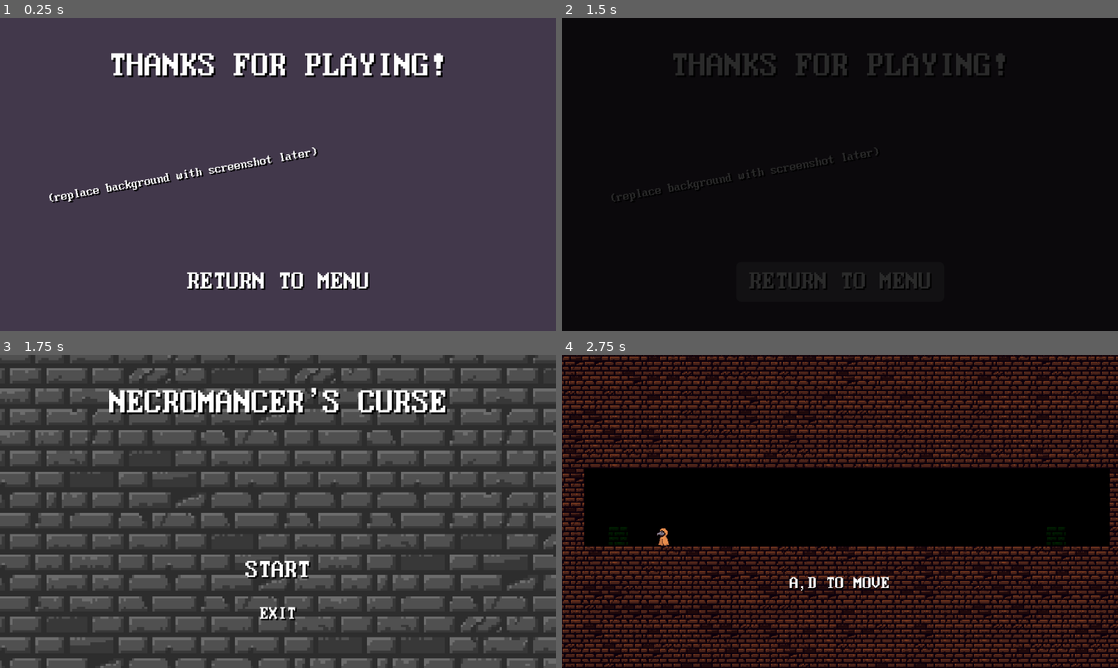
Above: before the commit, frames 1-4 (two rows, left to right).
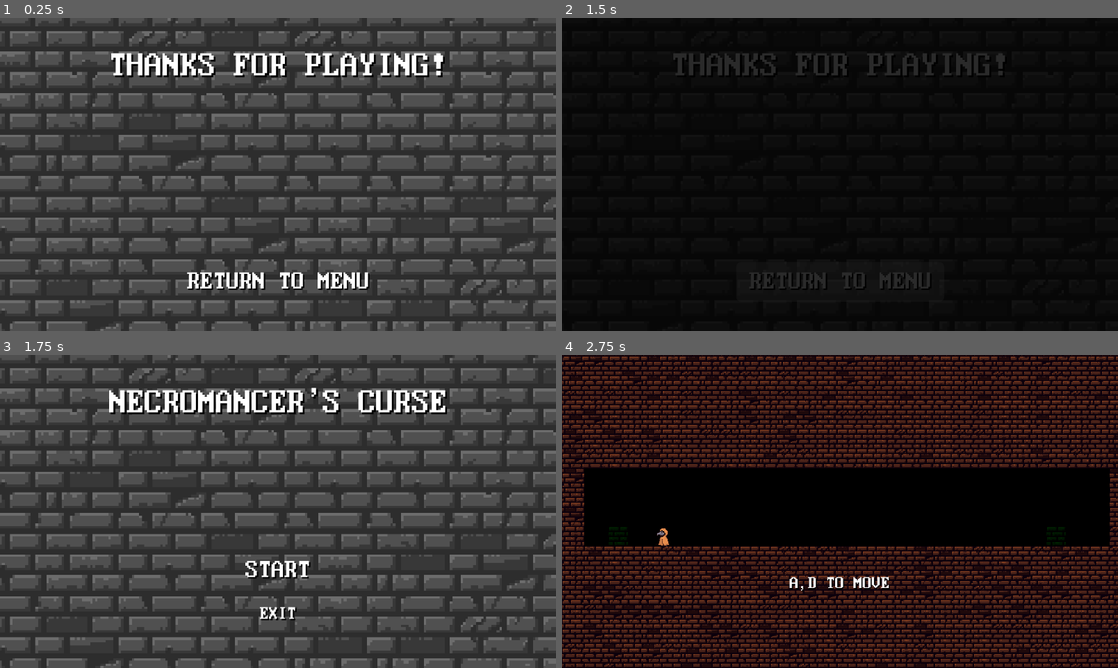
Above: after the commit, the same moments.

Repository: greatbrick0/GdFallJam2025
Game: Godot game, scene res://Scenes/win_screen.tscn
Same seed, same stepped clock (60 frames per second), same inputs: the game is played once before the commit and once after it. This scene is started directly instead of the project's main scene. Sound files missing from this copy of the repository are replaced by a short silence.
Inputs:
- Up to frame 1 (0.25 s): no input
- Up to frame 2 (1.5 s): tap Enter at 0.5 s; hold D (moveright) 0.53-1.25 s; tap E (interact) at 0.6 s; tap Space (jump) at 0.77 s; click "RETURN TO MENU" at 1.25 s
- Up to frame 3 (1.75 s): no input
- Up to frame 4 (2.75 s): click "START" at 2 s

The runs differ from the first frame. In frame 1, 43% of the frame differs, in the area x 0-100%, y 0-100%; in frame 2, 0.3%; in frame 3, nothing differs; in frame 4, nothing differs.

Commit message:
Replaced Worst Temp Assets

Diff:
--- a/gdfalljam/Scenes/Level Elements/lever.tscn
+++ b/gdfalljam/Scenes/Level Elements/lever.tscn
@@ -12,6 +12,7 @@
 [node name="Visuals" type="Node2D" parent="."]
 
 [node name="Sprite2D" type="Sprite2D" parent="Visuals"]
+modulate = Color(0.101563, 1, 0, 1)
 scale = Vector2(2, 2)
 texture = ExtResource("2_6kuia")
 
--- a/gdfalljam/Scenes/Level Elements/pressure_plate.tscn
+++ b/gdfalljam/Scenes/Level Elements/pressure_plate.tscn
@@ -1,7 +1,7 @@
 [gd_scene load_steps=4 format=3 uid="uid://pu2id3yji55y"]
 
 [ext_resource type="Script" uid="uid://buvgwlije56cn" path="res://Scripts/pressure_plate.gd" id="1_i3re1"]
-[ext_resource type="Texture2D" uid="uid://dj04untltawv3" path="res://icon.svg" id="1_ph8cv"]
+[ext_resource type="Texture2D" uid="uid://2nq6ijg0q5k5" path="res://Sprites/TitleBackground.png" id="2_i3re1"]
 
 [sub_resource type="RectangleShape2D" id="RectangleShape2D_i3re1"]
 size = Vector2(64, 32)
@@ -13,8 +13,9 @@
 
 [node name="Sprite2D" type="Sprite2D" parent="Visuals"]
 position = Vector2(0, 16)
-scale = Vector2(0.505, 0.235)
-texture = ExtResource("1_ph8cv")
+texture = ExtResource("2_i3re1")
+region_enabled = true
+region_rect = Rect2(0, 0, 64, 32)
 
 [node name="TrigggerArea" type="Area2D" parent="."]
 position = Vector2(0, 16)
--- a/gdfalljam/Scenes/win_screen.tscn
+++ b/gdfalljam/Scenes/win_screen.tscn
@@ -1,7 +1,8 @@
-[gd_scene load_steps=7 format=3 uid="uid://dgxikurdsv0p5"]
+[gd_scene load_steps=8 format=3 uid="uid://5tyj46ia25o3"]
 
-[ext_resource type="Script" uid="uid://bdni06alfgwke" path="res://Scenes/win_screen_control.gd" id="1_a00f1"]
+[ext_resource type="Script" uid="uid://bdni06alfgwke" path="res://Scripts/win_screen_control.gd" id="1_a00f1"]
 [ext_resource type="FontFile" uid="uid://byd1mg16qsm8y" path="res://Fonts/ModernDOS8x16.ttf" id="2_awi1s"]
+[ext_resource type="Texture2D" uid="uid://2nq6ijg0q5k5" path="res://Sprites/TitleBackground.png" id="2_bwc64"]
 
 [sub_resource type="StyleBoxFlat" id="StyleBoxFlat_1ehe0"]
 bg_color = Color(0, 0, 0, 0)
@@ -53,14 +54,15 @@
 size_flags_vertical = 3
 script = ExtResource("1_a00f1")
 
-[node name="BackgroundPlate" type="ColorRect" parent="MenuControl"]
+[node name="BackgroundPlate" type="TextureRect" parent="MenuControl"]
 layout_mode = 1
 anchors_preset = 15
 anchor_right = 1.0
 anchor_bottom = 1.0
 grow_horizontal = 2
 grow_vertical = 2
-color = Color(0.258064, 0.219727, 0.292969, 1)
+texture = ExtResource("2_bwc64")
+stretch_mode = 6
 
 [node name="Title" type="Label" parent="MenuControl"]
 layout_mode = 1
@@ -78,29 +80,6 @@
 theme_override_fonts/font = ExtResource("2_awi1s")
 theme_override_font_sizes/font_size = 82
 text = "THANKS FOR PLAYING!"
-horizontal_alignment = 1
-vertical_alignment = 1
-
-[node name="tempText" type="Label" parent="MenuControl"]
-layout_mode = 1
-anchors_preset = 8
-anchor_left = 0.5
-anchor_top = 0.5
-anchor_right = 0.5
-anchor_bottom = 0.5
-offset_left = -527.0
-offset_top = 3.99997
-offset_right = 80.0
-offset_bottom = 111.0
-grow_horizontal = 2
-grow_vertical = 2
-rotation = -0.174533
-theme_override_colors/font_shadow_color = Color(0, 0, 0, 1)
-theme_override_constants/shadow_offset_x = 3
-theme_override_constants/shadow_offset_y = 3
-theme_override_fonts/font = ExtResource("2_awi1s")
-theme_override_font_sizes/font_size = 30
-text = "(replace background with screenshot later)"
 horizontal_alignment = 1
 vertical_alignment = 1
 
--- a/gdfalljam/project.godot
+++ b/gdfalljam/project.godot
@@ -13,6 +13,7 @@
 config/name="Necromancer's Curse"
 run/main_scene="uid://hhfpsx1l1wxf"
 config/features=PackedStringArray("4.4", "GL Compatibility")
+boot_splash/image="uid://2nq6ijg0q5k5"
 config/icon="uid://cu571fcs5s37o"
 
 [autoload]
Not shown: 1 places in gdfalljam/Scenes/win_screen.tscn that only renumber resources
